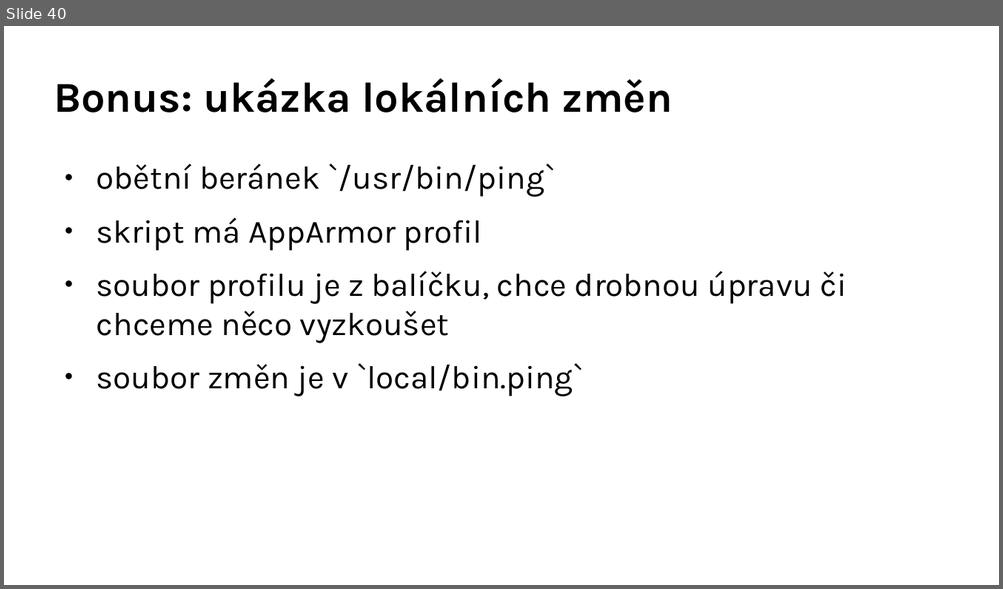
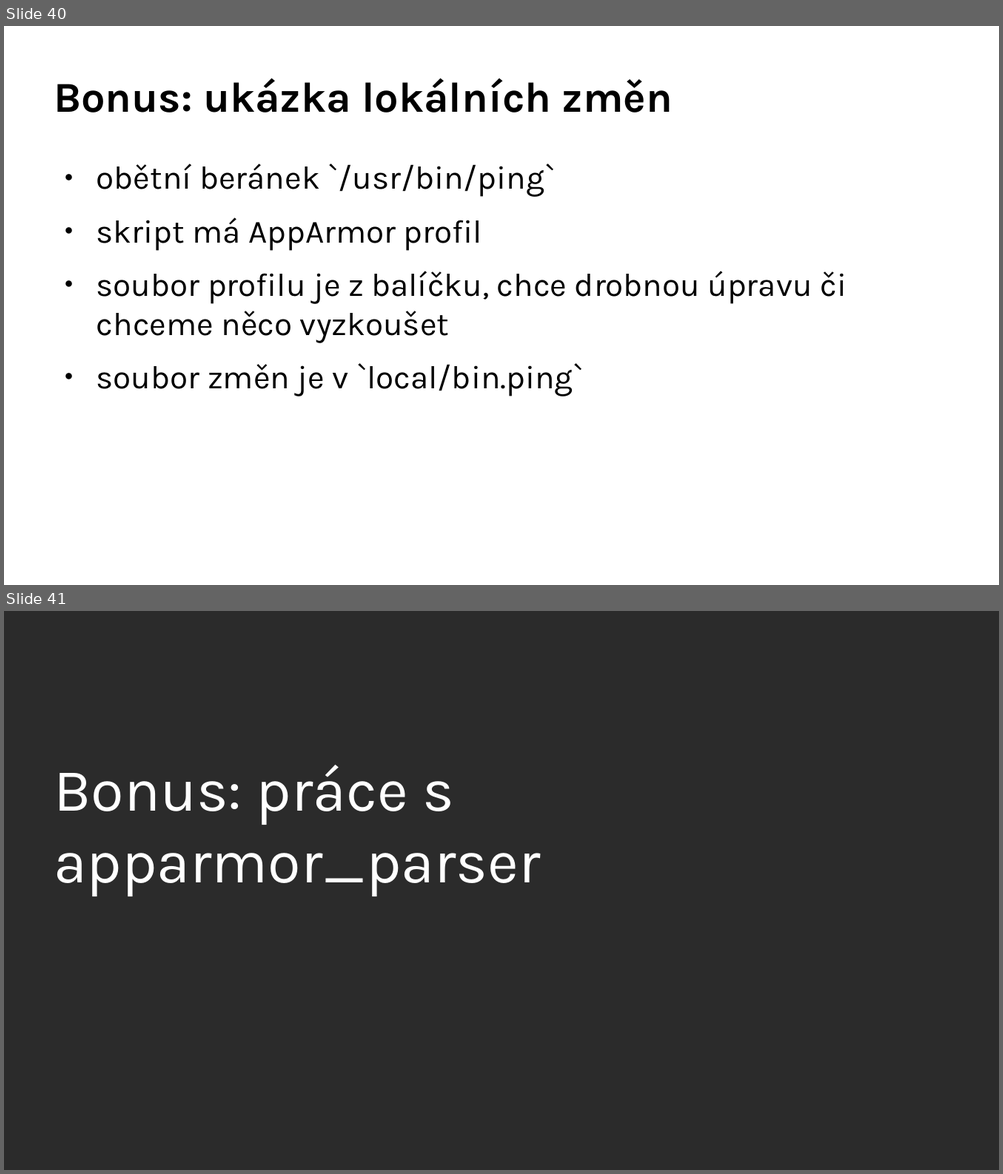
Before and after one commit to djz88/docs, a slide deck: apparmor/apparmor_openalt2017_extended.odp. Shown one above the other, each under a label of ours: slide 40 before the commit, slides 40 and 41 after it. The pictures are 1003x589 and 1003x1174 pixels, drawn with LibreOffice and Linux fonts; fonts in the diff are those of the drawing; background and template pictures are left out; a plain dark background stands for a picture behind light text. Boxes give left, top, right and bottom in pixels: in the first picture for what was removed or moved away, otherwise in the second. Text is boxed around its words. In the diff, an @@ line names an element or a change of style, - is before the commit and + after.

Commit message:
apparmor openalt v.0.4

```diff
--- a/apparmor/apparmor_openalt2017_extended.odp
+++ b/apparmor/apparmor_openalt2017_extended.odp
@@ slide 41 added at [4,611,999,1170], background picture (left out) @@
@@ title added at [54,765,540,897], 48 pt, text #FFFFFF @@
+Bonus: práce s
+apparmor_parser
```
Also in this commit, not shown: 2 slides changed, 2 other slides added, 1 slide removed.
